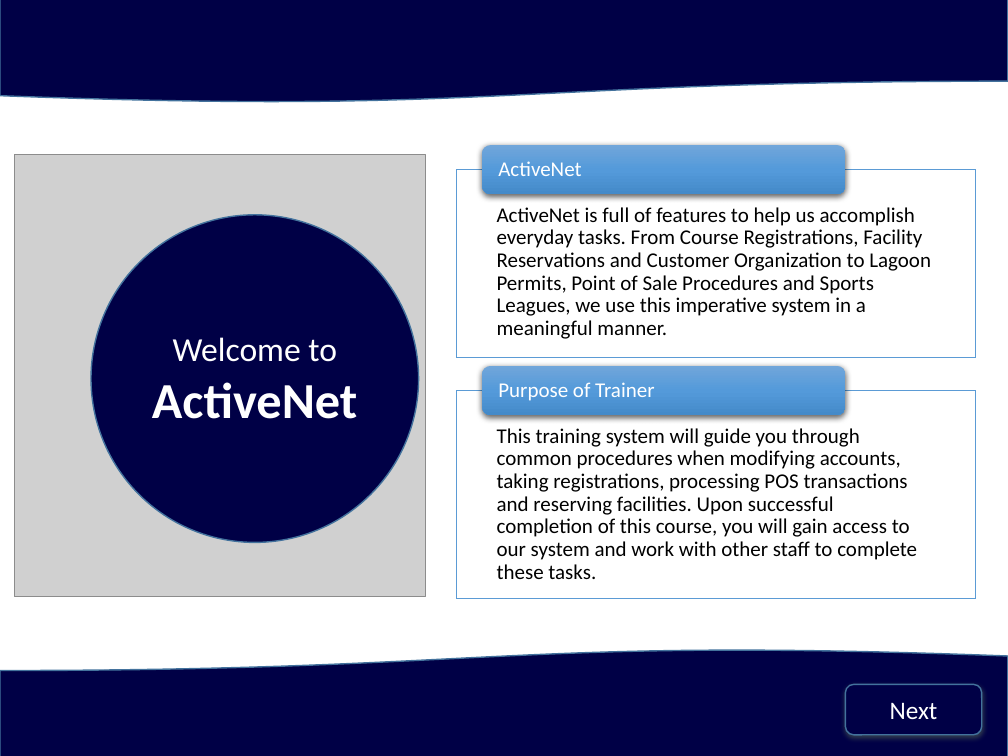
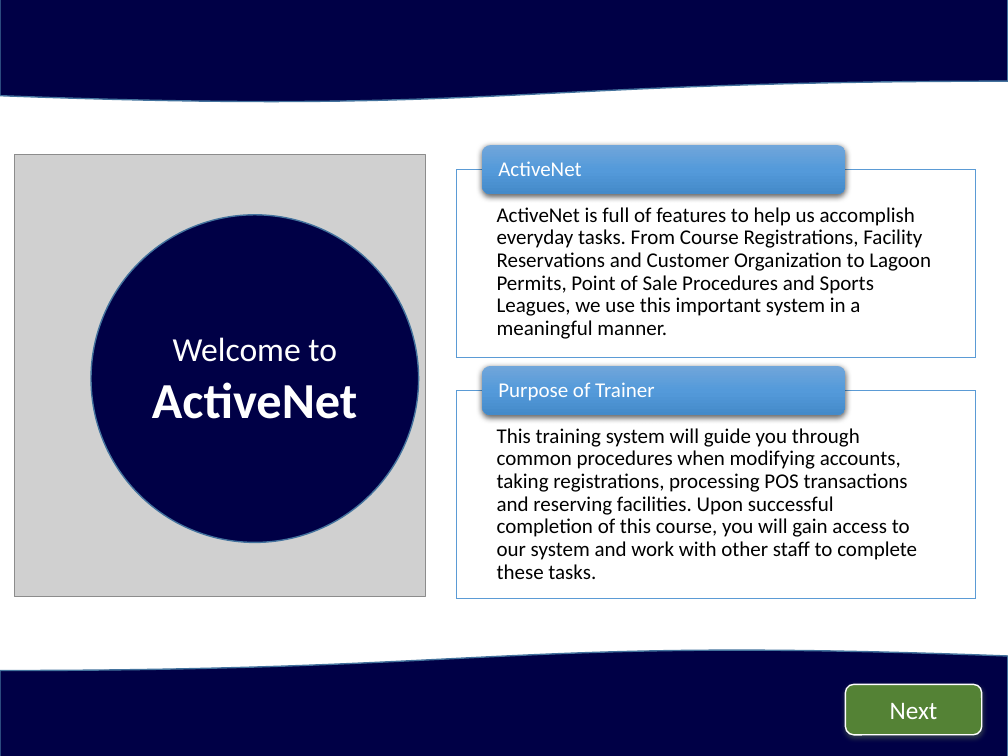
Before and after one commit to jstngoulet/ActiveNet_Trainer, a slide deck: slide 4 of ActiveNet Trainer/PowerPoint Creations/WelcomeToActiveNet.pptx. Drawn at 1008x756 pixels with LibreOffice and Linux fonts; fonts in the diff are those of the drawing; grey boxes stand for pictures. Boxes give left, top, right and bottom in pixels: in the first picture for what was removed or moved away, otherwise in the second. Text is boxed around its words. In the diff, an @@ line names an element or a change of style, - is before the commit and + after.

```diff
--- a/ActiveNet Trainer/PowerPoint Creations/WelcomeToActiveNet.pptx
+++ b/ActiveNet Trainer/PowerPoint Creations/WelcomeToActiveNet.pptx
@@ text in freeform shape at [497,207,931,339]: text changed @@
-  ActiveNet is full of features to help us accomplish everyday tasks. From Course Registrations, Facility Reservations and Customer Organization to Lagoon Permits, Point of Sale Procedures and Sports Leagues, we use this imperative system in a meaningful manner.
+  ActiveNet is full of features to help us accomplish everyday tasks. From Course Registrations, Facility Reservations and Customer Organization to Lagoon Permits, Point of Sale Procedures and Sports Leagues, we use this important system in a meaningful manner.
@@ rounded rectangle "Next" at [846,684,982,735]: fill #000046 to #548235; outline #43739E 1 pt to #FFFFFF 1 pt @@
```
Also in this commit, not shown: 9 other slides changed.
